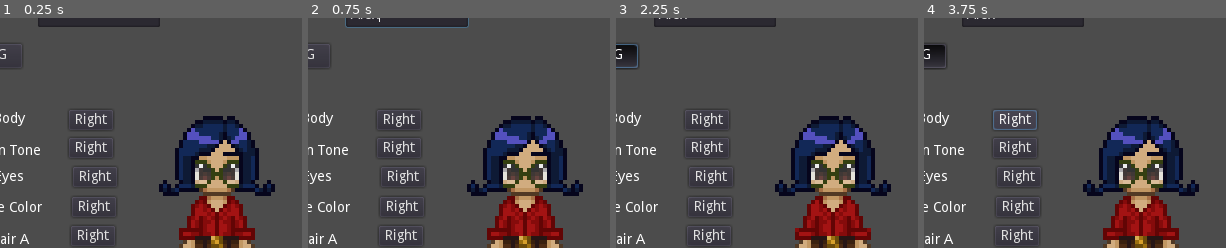
Above: before the commit, frames 1-4 (left to right).
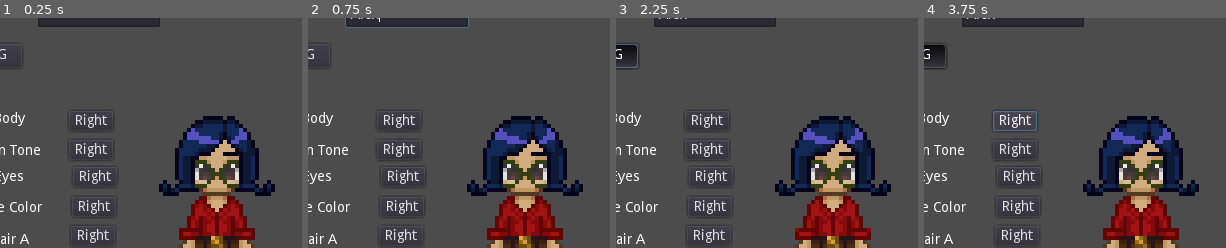
Above: after the commit, the same moments.

Repository: Bronsky91/godwood
Game: Godot game, scene res://Scenes/Menu.tscn
Two runs of this game, one before a commit and one after it. Both use one fixed random seed, a clock stepped at 60 frames per second and the inputs below.
Inputs (mouse positions are % of the whole screen's width and height, from its top left):
- Up to frame 1 (0.25 s): no input
- Up to frame 2 (0.75 s): click (32, 4) at 0.52 s; type "Alex" at 0.6 s
- Up to frame 3 (2.25 s): click (83, 4) at 0.75 s; type "Alex" at 0.83 s; click "B" at 1.25 s; click "G" at 2 s
- Up to frame 4 (3.75 s): click "Left" at 2.75 s; click "Right" at 3.5 s
The pictures show only the part of the screen within x 15-65%, y 5-55%; the shares and areas given below are measured in that part.

The runs differ from the first frame. In frame 1, 0.6% of the frame differs, in the area x 22-38%, y 40-61%; in frame 2, 0.6%; in frame 3, 0.6%; in frame 4, 0.8%.
Error in both runs: Invalid get index 'body' (on base: 'Dictionary'). (res://Scripts/CharacterCreation.gd:125)

Commit message:
Adds ability to change skin tone manually

Diff:
--- a/Scenes/CharacterCreation.tscn
+++ b/Scenes/CharacterCreation.tscn
@@ -74,9 +74,9 @@
 
 [node name="Right" type="Button" parent="BodyLabel"]
 margin_left = 81.1736
-margin_top = -2.28526
+margin_top = -1.38276
 margin_right = 125.174
-margin_bottom = 17.7147
+margin_bottom = 18.6172
 text = "Right"
 
 [node name="SkinToneLabel" type="Label" parent="."]
@@ -96,9 +96,9 @@
 
 [node name="Right" type="Button" parent="SkinToneLabel"]
 margin_left = 89.167
-margin_top = -6.00162
+margin_top = -4.19663
 margin_right = 133.167
-margin_bottom = 13.9984
+margin_bottom = 15.8034
 text = "Right"
 
 [node name="HairALabel" type="Label" parent="."]
@@ -467,10 +467,10 @@
 text = "Turn Right"
 [connection signal="button_up" from="MaleButton" to="." method="_on_GenderButton_button_up" binds= [ "Male" ]]
 [connection signal="button_up" from="FemaleButton" to="." method="_on_GenderButton_button_up" binds= [ "Female" ]]
-[connection signal="button_up" from="BodyLabel/Left" to="." method="_on_Sprite_Selection_button_up" binds= [ "left", "Body" ]]
-[connection signal="button_up" from="BodyLabel/Right" to="." method="_on_Sprite_Selection_button_up" binds= [ "right", "Body" ]]
+[connection signal="button_up" from="BodyLabel/Left" to="." method="_on_Sprite_Selection_button_up" binds= [ -1, "Body" ]]
+[connection signal="button_up" from="BodyLabel/Right" to="." method="_on_Sprite_Selection_button_up" binds= [ 1, "Body" ]]
 [connection signal="button_up" from="SkinToneLabel/Left" to="." method="_on_Color_Selection_button_up" binds= [ -1, "Skintone" ]]
-[connection signal="button_up" from="SkinToneLabel/Right" to="." method="_on_Color_Selection_button_up" binds= [ 1, "Skinetone" ]]
+[connection signal="button_up" from="SkinToneLabel/Right" to="." method="_on_Color_Selection_button_up" binds= [ 1, "Skintone" ]]
 [connection signal="button_up" from="Random" to="." method="_on_Random_button_up"]
 [connection signal="button_up" from="TurnLeft" to="." method="_on_Turn_button_up" binds= [ -1 ]]
 [connection signal="button_up" from="TurnRight" to="." method="_on_Turn_button_up" binds= [ 1 ]]
--- a/Scenes/PlayerSprites.tscn
+++ b/Scenes/PlayerSprites.tscn
@@ -27,25 +27,22 @@
 [sub_resource type="ShaderMaterial" id=1]
 shader = ExtResource( 2 )
 
-[sub_resource type="ShaderMaterial" id=19]
-shader = ExtResource( 2 )
-
-[sub_resource type="Shader" id=2]
-
-[sub_resource type="ShaderMaterial" id=3]
-shader = SubResource( 2 )
+[sub_resource type="ShaderMaterial" id=2]
+shader = ExtResource( 2 )
+
+[sub_resource type="Shader" id=3]
 
 [sub_resource type="ShaderMaterial" id=4]
-shader = ExtResource( 2 )
+shader = SubResource( 3 )
 
 [sub_resource type="ShaderMaterial" id=5]
+shader = ExtResource( 2 )
+
+[sub_resource type="ShaderMaterial" id=6]
 shader = ExtResource( 2 )
 shader_param/palette_swap = ExtResource( 6 )
 shader_param/greyscale_palette = ExtResource( 5 )
 
-[sub_resource type="ShaderMaterial" id=6]
-shader = ExtResource( 2 )
-
 [sub_resource type="ShaderMaterial" id=7]
 shader = ExtResource( 2 )
 
@@ -56,13 +53,13 @@
 shader = ExtResource( 2 )
 
 [sub_resource type="ShaderMaterial" id=10]
+shader = ExtResource( 2 )
+
+[sub_resource type="ShaderMaterial" id=11]
 shader = ExtResource( 2 )
 shader_param/palette_swap = ExtResource( 13 )
 shader_param/greyscale_palette = ExtResource( 12 )
 
-[sub_resource type="ShaderMaterial" id=11]
-shader = ExtResource( 2 )
-
 [sub_resource type="ShaderMaterial" id=12]
 shader = ExtResource( 2 )
 
@@ -82,6 +79,9 @@
 shader = ExtResource( 2 )
 
 [sub_resource type="ShaderMaterial" id=18]
+shader = ExtResource( 2 )
+
+[sub_resource type="ShaderMaterial" id=19]
 shader = ExtResource( 2 )
 
 [node name="PlayerSprites" type="Node2D"]
--- a/Scripts/CharacterCreation.gd
+++ b/Scripts/CharacterCreation.gd
@@ -73,7 +73,7 @@
 		"number": "_"+str(options.number)
 	})
 	sprite.set_texture(load(texture_path))
-	# TODO: Set sprite state with [folder] = number
+	sprite_state[sprite.name] = options.number
 
 func set_sprite_color(folder, sprite: Sprite, number: String) -> void:
 	var palette_path = "res://Assets/Palettes/{folder}/{folder}color_{number}.png".format({
@@ -85,7 +85,7 @@
 	})
 	sprite.material.set_shader_param("palette_swap", load(palette_path))
 	sprite.material.set_shader_param("greyscale_palette", load(gray_palette_path))
-	# TODO: Set sprite_pallete_state with [folder] = number
+	pallete_sprite_state[folder] = number
 
 func random_asset(folder: String, keyword: String = "") -> String:
 	var files: Array
@@ -116,7 +116,7 @@
 	for folder in palette_folders:
 		var random_color = random_asset(palette_folder_path+"/"+folder)
 		if random_color == "" or "000" in random_color:
-			continue
+			random_color = random_color.replace("000", "001")
 		for sprite in palette_sprite_dict[folder]:
 			set_sprite_color(folder, sprite, random_color.substr(len(random_color)-7, 3))
 
@@ -136,7 +136,16 @@
 
 func _on_Sprite_Selection_button_up(direction: int, sprite: String):
 	pass # Replace with function body.
+	print(sprite_state)
 
 func _on_Color_Selection_button_up(direction: int, palette_sprite: String):
 	var folder_path = "res://Assets/Palettes/"+palette_sprite
 	var files = g.files_in_dir(folder_path)
+	var new_color = int(pallete_sprite_state[palette_sprite]) + direction
+	if new_color == 0 and direction == -1:
+		new_color = len(files) - 1
+	if new_color == len(files) and direction == 1:
+		new_color = 1
+	for sprite in palette_sprite_dict[palette_sprite]:
+		set_sprite_color(palette_sprite, sprite, str(new_color).pad_zeros(3))
+		print(pallete_sprite_state)
Not shown: 13 places in Scenes/PlayerSprites.tscn that only renumber resources
